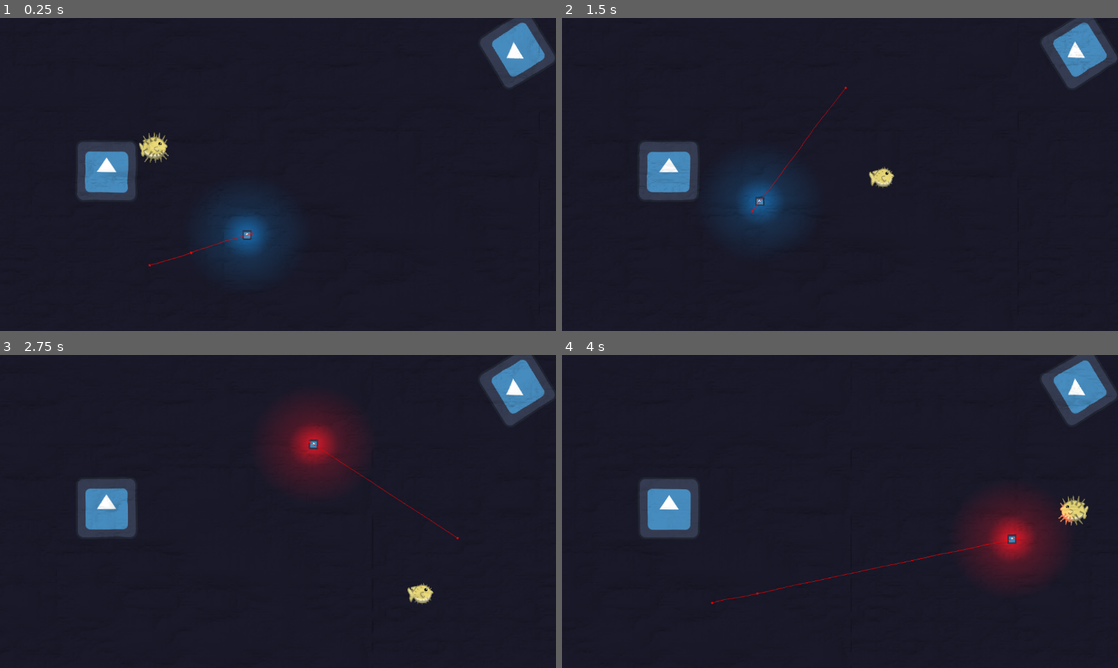
Above: before the commit, frames 1-4 (two rows, left to right).
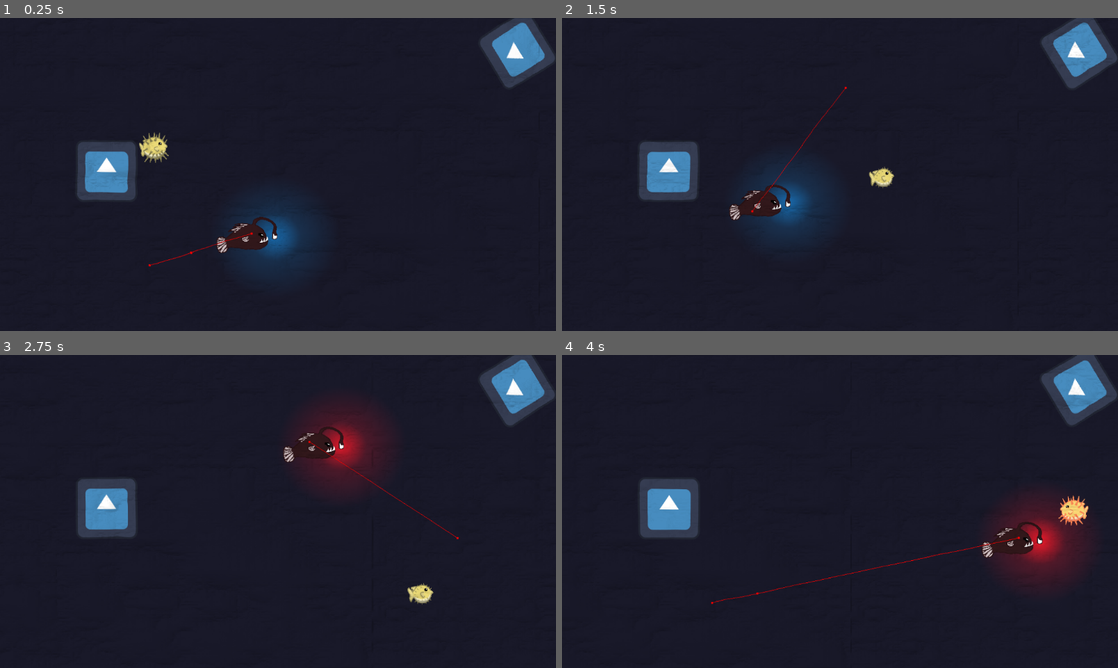
Above: after the commit, the same moments.

Repository: Chestrade/pixel-jam-2024
Game: Godot game, scene res://Scenes/Test Levels/AnglerFish Gym.tscn
Same seed, same stepped clock (60 frames per second), same inputs: the game is played once before the commit and once after it. The engine's default icon, where the game draws it, is replaced by a stand-in: a white triangle on a blue panel in a dark square.
Inputs:
- Up to frame 1 (0.25 s): no input
- Up to frame 2 (1.5 s): hold Right (swim_right) 0.53-1.28 s; hold Shift (dash) 0.53-1.28 s; hold Down (swim_down) from 1.28 s (still down); tap Space (inflate) at 1.35 s
- Up to frame 3 (2.75 s): release Down (swim_down) at 2.03 s; hold Right (swim_right) from 2.03 s (still down); hold J from 2.03 s (still down)
- Up to frame 4 (4 s): release Right (swim_right) at 2.78 s; release J at 2.78 s; hold W (swim_up) 2.78-3.53 s; tap Shift (dash) at 2.85 s; hold Left (swim_left) from 3.53 s (still down); hold Space (inflate) from 3.53 s (still down)

The runs differ from the first frame. In frame 1, 1.6% of the frame differs, in the area x 37-57%, y 62-77%; in frame 2, 1.6%; in frame 3, 3.2%; in frame 4, 3.5%, in the area x 72-95%, y 44-73%.

Commit message:
Push angler fish gym scene

Diff:
--- a/Characters/angler_fish.tscn
+++ b/Characters/angler_fish.tscn
@@ -1,15 +1,15 @@
 [gd_scene load_steps=9 format=3 uid="uid://cj1nptspt5q4w"]
 
 [ext_resource type="Script" path="res://Scripts/angler_fish.gd" id="1_kr2uu"]
-[ext_resource type="Texture2D" uid="uid://d0egbrasmuxvw" path="res://icon.svg" id="1_r77o7"]
+[ext_resource type="Texture2D" uid="uid://cu6xow2dlc7jf" path="res://Art/anglerfish.png" id="2_k8vfb"]
 
-[sub_resource type="CircleShape2D" id="CircleShape2D_oq4ku"]
+[sub_resource type="CapsuleShape2D" id="CapsuleShape2D_72r7d"]
+radius = 27.7574
+height = 67.5414
 
-[sub_resource type="CircleShape2D" id="CircleShape2D_xillh"]
-radius = 30.0167
-
-[sub_resource type="CircleShape2D" id="CircleShape2D_igk2u"]
-radius = 106.019
+[sub_resource type="CapsuleShape2D" id="CapsuleShape2D_ykj82"]
+radius = 3.9829
+height = 12.1334
 
 [sub_resource type="Gradient" id="Gradient_gpshb"]
 offsets = PackedFloat32Array(0, 0.387755, 1)
@@ -22,8 +22,11 @@
 fill_from = Vector2(0.5, 0.5)
 fill_to = Vector2(1, 0.5)
 
-[sub_resource type="CircleShape2D" id="CircleShape2D_a1d40"]
-radius = 17.0
+[sub_resource type="CircleShape2D" id="CircleShape2D_xillh"]
+radius = 127.865
+
+[sub_resource type="CircleShape2D" id="CircleShape2D_igk2u"]
+radius = 189.108
 
 [node name="Angler Fish" type="CharacterBody2D" node_paths=PackedStringArray("nav_agent", "markers")]
 collision_mask = 7
@@ -35,11 +38,13 @@
 
 [node name="Sprite" type="Sprite2D" parent="."]
 light_mask = 0
-scale = Vector2(0.151858, 0.151858)
-texture = ExtResource("1_r77o7")
+texture = ExtResource("2_k8vfb")
 
 [node name="CollisionShape2D" type="CollisionShape2D" parent="."]
-shape = SubResource("CircleShape2D_oq4ku")
+position = Vector2(4.09476, 5.03968)
+rotation = 1.5708
+shape = SubResource("CapsuleShape2D_72r7d")
+debug_color = Color(0.556709, 0.226465, 0.229086, 0.42)
 
 [node name="AnglerFishAnimationPlayer" type="AnimationPlayer" parent="."]
 
@@ -52,6 +57,28 @@
 wait_time = 0.1
 autostart = true
 
+[node name="Trash Pickup" type="Node2D" parent="."]
+
+[node name="Trash Pickup Area" type="Area2D" parent="Trash Pickup"]
+
+[node name="CollisionShape2D" type="CollisionShape2D" parent="Trash Pickup/Trash Pickup Area"]
+position = Vector2(0, 1)
+rotation = 1.5708
+shape = SubResource("CapsuleShape2D_ykj82")
+debug_color = Color(0, 0.643137, 0, 0.419608)
+
+[node name="Light" type="Node2D" parent="."]
+
+[node name="HeadLight" type="PointLight2D" parent="Light"]
+position = Vector2(58.0574, 4.22655)
+scale = Vector2(4.30062, 4.0345)
+energy = 8.0
+shadow_enabled = true
+texture = SubResource("GradientTexture2D_uqucl")
+
+[node name="LightTimer" type="Timer" parent="Light"]
+wait_time = 0.1
+
 [node name="Agro Range" type="Node2D" parent="."]
 
 [node name="AgroRange" type="Area2D" parent="Agro Range"]
@@ -59,7 +86,7 @@
 collision_mask = 2
 
 [node name="CollisionShape2D" type="CollisionShape2D" parent="Agro Range/AgroRange"]
-visible = false
+position = Vector2(58.141, 4.23253)
 shape = SubResource("CircleShape2D_xillh")
 debug_color = Color(1, 0.00518643, 0.0615661, 0.42)
 
@@ -69,31 +96,12 @@
 collision_mask = 2
 
 [node name="CollisionShape2D" type="CollisionShape2D" parent="Agro Range/DeAgro Range"]
-visible = false
+position = Vector2(57.7097, 3.52738)
 shape = SubResource("CircleShape2D_igk2u")
 debug_color = Color(0.511034, 0.608367, 1, 0.42)
 
-[node name="Light" type="Node2D" parent="."]
-
-[node name="HeadLight" type="PointLight2D" parent="Light"]
-scale = Vector2(4.30062, 4.0345)
-energy = 8.0
-shadow_enabled = true
-texture = SubResource("GradientTexture2D_uqucl")
-
-[node name="LightTimer" type="Timer" parent="Light"]
-wait_time = 0.1
-
-[node name="Trash Pickup" type="Node2D" parent="."]
-
-[node name="Trash Pickup Area" type="Area2D" parent="Trash Pickup"]
-
-[node name="CollisionShape2D" type="CollisionShape2D" parent="Trash Pickup/Trash Pickup Area"]
-shape = SubResource("CircleShape2D_a1d40")
-debug_color = Color(0, 0.643137, 0, 0.419608)
-
 [connection signal="timeout" from="Navigation/Timer" to="." method="_on_timer_timeout"]
+[connection signal="area_entered" from="Trash Pickup/Trash Pickup Area" to="." method="_on_trash_pickup_area_area_entered"]
+[connection signal="timeout" from="Light/LightTimer" to="." method="_on_light_timer_timeout"]
 [connection signal="area_entered" from="Agro Range/AgroRange" to="." method="_on_area_2d_area_entered"]
 [connection signal="area_exited" from="Agro Range/DeAgro Range" to="." method="_on_area_2d_area_exited"]
-[connection signal="timeout" from="Light/LightTimer" to="." method="_on_light_timer_timeout"]
-[connection signal="area_entered" from="Trash Pickup/Trash Pickup Area" to="." method="_on_trash_pickup_area_area_entered"]
Binary file added: Art/anglerfish.png
Not shown, added: Art/anglerfish.png.import
